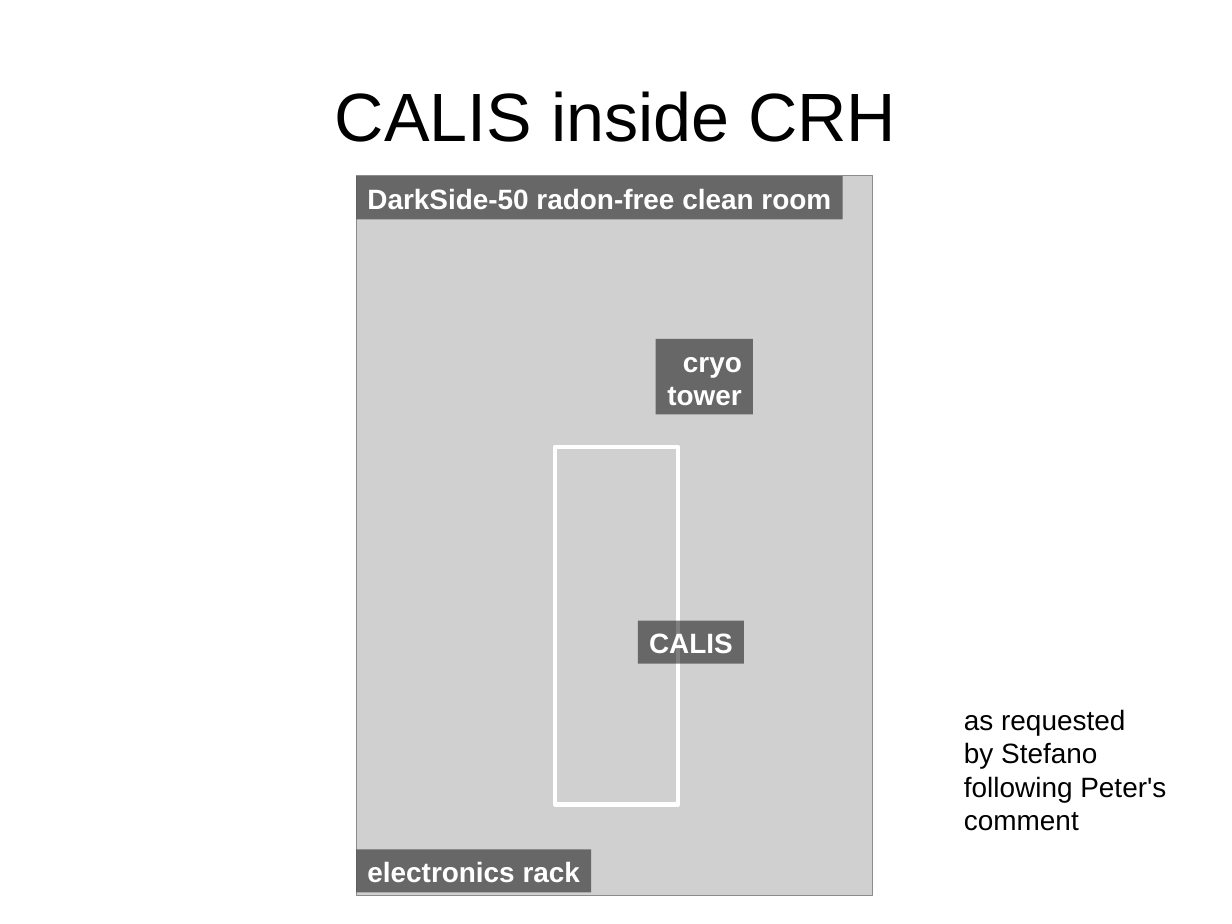
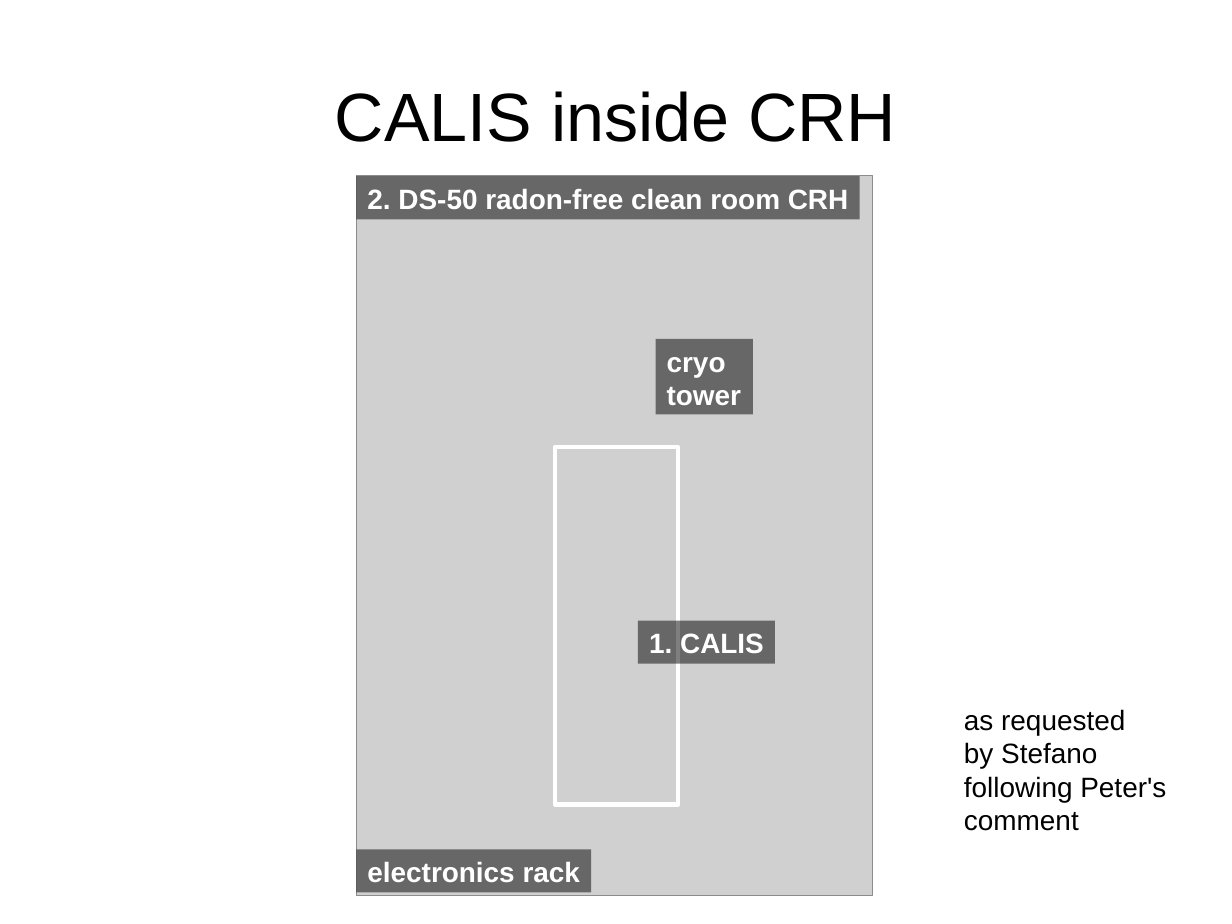
Before and after one commit to berndreinhold/DS_Hawaii, a slide deck: slide 1 of CalibHardwarePaper/Figures/CALISinCRH_LSV.odp. Drawn at 1232x924 pixels with LibreOffice and Linux fonts; fonts in the diff are those of the drawing; grey boxes stand for pictures. Boxes give left, top, right and bottom in pixels: in the first picture for what was removed or moved away, otherwise in the second. Text is boxed around its words. In the diff, an @@ line names an element or a change of style, - is before the commit and + after.

Commit message:
CALIS in CRH photo, included as inset in Figure 1

```diff
--- a/CalibHardwarePaper/Figures/CALISinCRH_LSV.odp
+++ b/CalibHardwarePaper/Figures/CALISinCRH_LSV.odp
@@ rectangle "2. DS-50 radon-free clean room ...": place and size @@
-rectangle "2. DS-50 radon-free clean room ..." at box(357, 177, 843, 220)
+rectangle "2. DS-50 radon-free clean room ..." at box(357, 177, 860, 220)
@@ text in rectangle at box(367, 189, 848, 209): text changed @@
-DarkSide-50 radon-free clean room
+2. DS-50 radon-free clean room CRH
@@ rectangle "cryo tower" at box(656, 339, 754, 415): alignment right to left @@
@@ rectangle "1. CALIS": place and size @@
-rectangle "1. CALIS" at box(638, 620, 745, 664)
+rectangle "1. CALIS" at box(638, 620, 776, 664)
@@ text in rectangle at box(649, 633, 764, 653): text changed @@
-CALIS
+1. CALIS
```
Also in this commit, not shown: 1 slide added, 2 other files.
